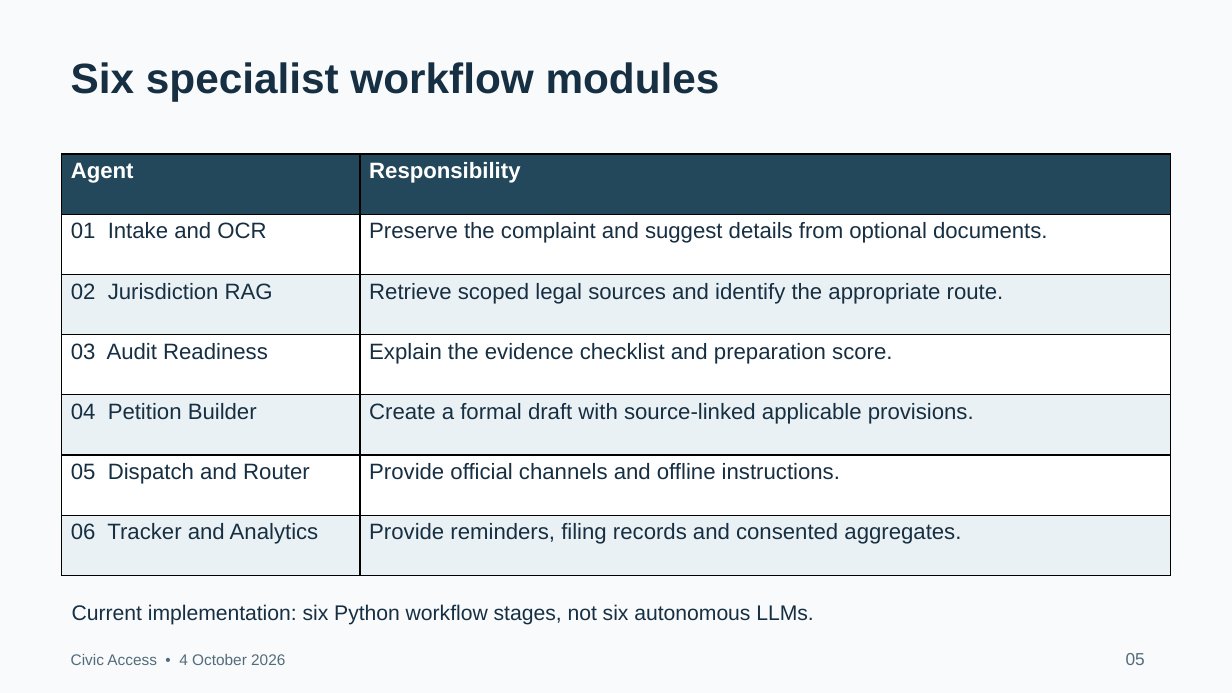
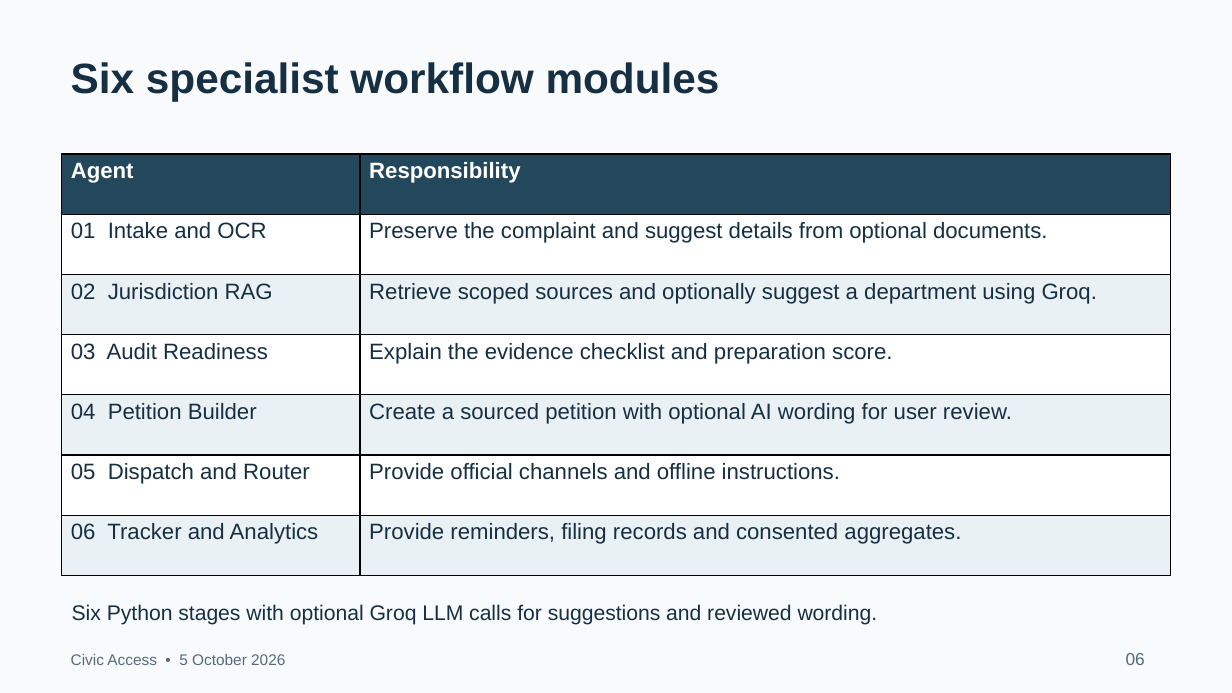
Before and after one commit to ahmadsajjad-logix/public-grievance-platform, a slide deck: slide 6 of docs/Civic Access Project Presentation.pptx (slide 5 before the commit). Drawn at 1232x693 pixels with LibreOffice and Linux fonts; fonts in the diff are those of the drawing. Boxes give left, top, right and bottom in pixels: in the first picture for what was removed or moved away, otherwise in the second. Text is boxed around its words. In the diff, an @@ line names an element or a change of style, - is before the commit and + after.

Commit message:
Update PRD and presentation for Groq AI and current complaint workflow

```diff
--- a/docs/Civic Access Project Presentation.pptx
+++ b/docs/Civic Access Project Presentation.pptx
@@ table at (62,154,1171,576) @@
-row 3, column 2: Retrieve scoped legal sources and identify the appropriate route.
+row 3, column 2: Retrieve scoped sources and optionally suggest a department using Groq.
-row 5, column 2: Create a formal draft with source-linked applicable provisions.
+row 5, column 2: Create a sourced petition with optional AI wording for user review.
@@ text at (72,604,878,625): text changed @@
-Current implementation: six Python workflow stages, not six autonomous LLMs.
+Six Python stages with optional Groq LLM calls for suggestions and reviewed wording.
@@ text at (71,654,285,665): text changed @@
-Civic Access • 4 October 2026
+Civic Access • 5 October 2026
@@ text at (1126,653,1145,665): text changed @@
-05
+06
```
Also in this commit, not shown: 12 other slides changed, 3 slides added, 2 other files.
